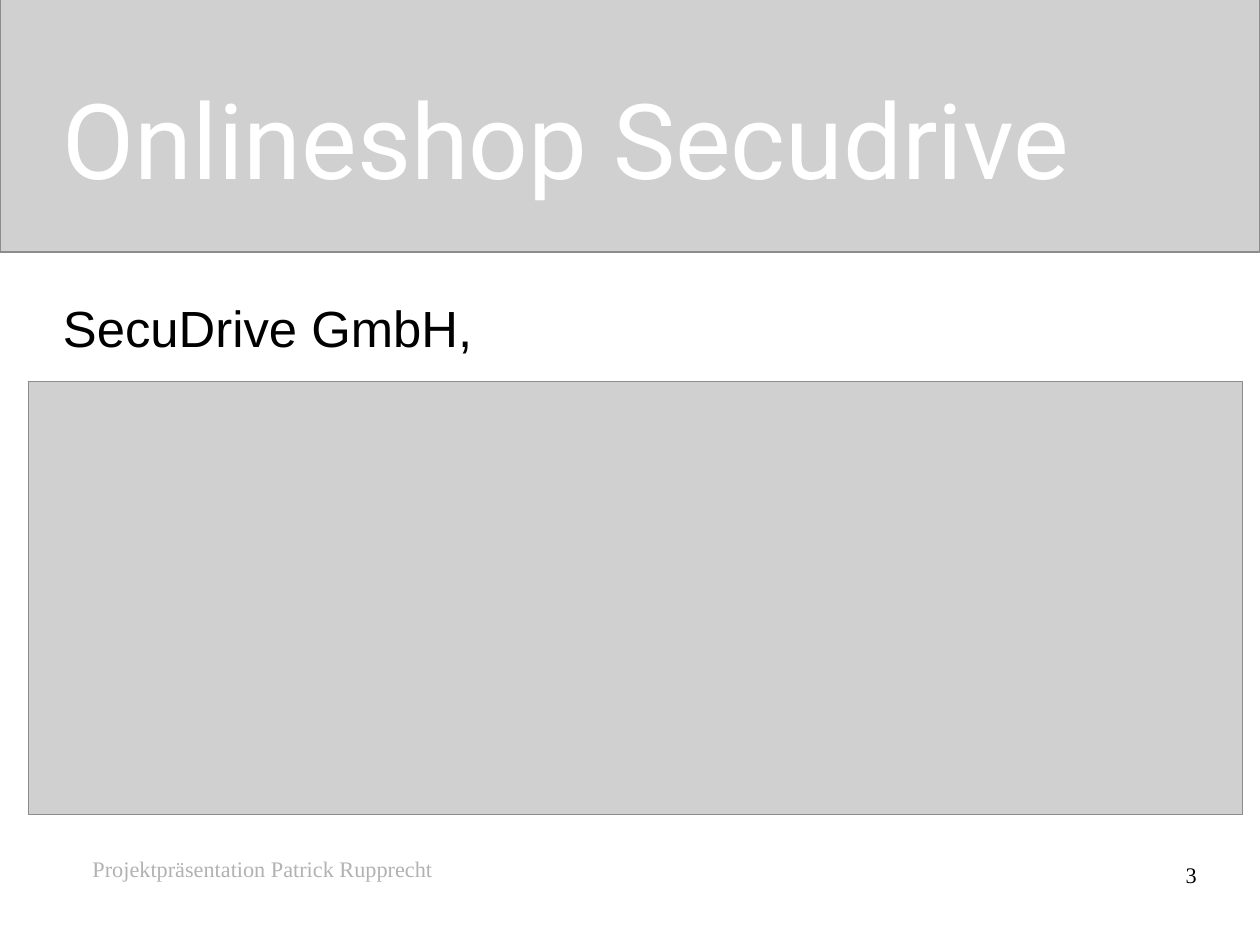
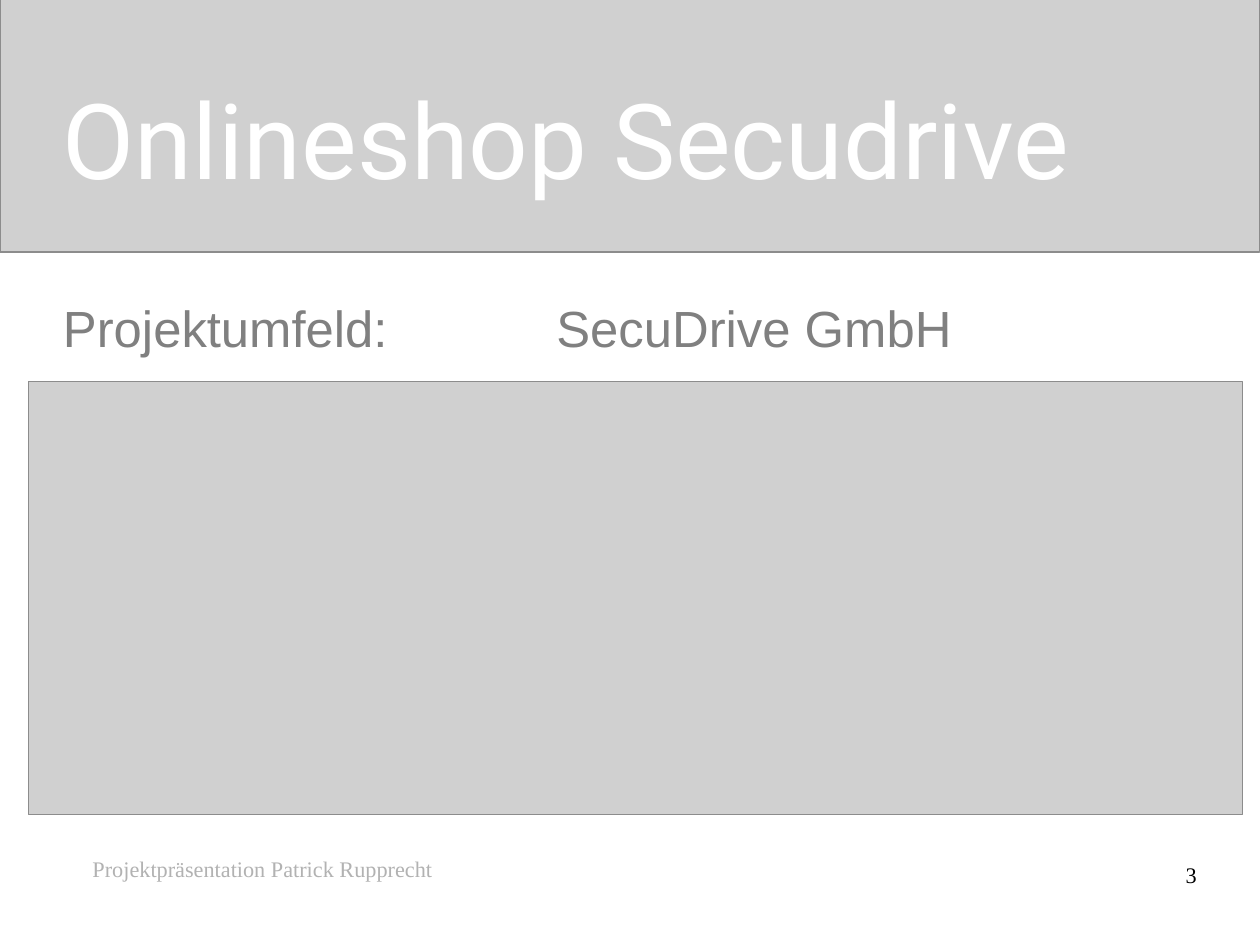
Before and after one commit to patrup/OnlineShop, a slide deck: slide 3 of OnlineShop/OnlineShop.odp. Drawn at 1260x945 pixels with LibreOffice and Linux fonts; fonts in the diff are those of the drawing; grey boxes stand for pictures. Boxes give left, top, right and bottom in pixels: in the first picture for what was removed or moved away, otherwise in the second. Text is boxed around its words. In the diff, an @@ line names an element or a change of style, - is before the commit and + after.

```diff
--- a/OnlineShop/OnlineShop.odp
+++ b/OnlineShop/OnlineShop.odp
@@ subtitle at (63, 310, 952, 358): text changed; text colour #000000 to #808080 @@
-SecuDrive GmbH,
+Projektumfeld: SecuDrive GmbH
```
Also in this commit, not shown: 3 other slides changed, 1 other file.
